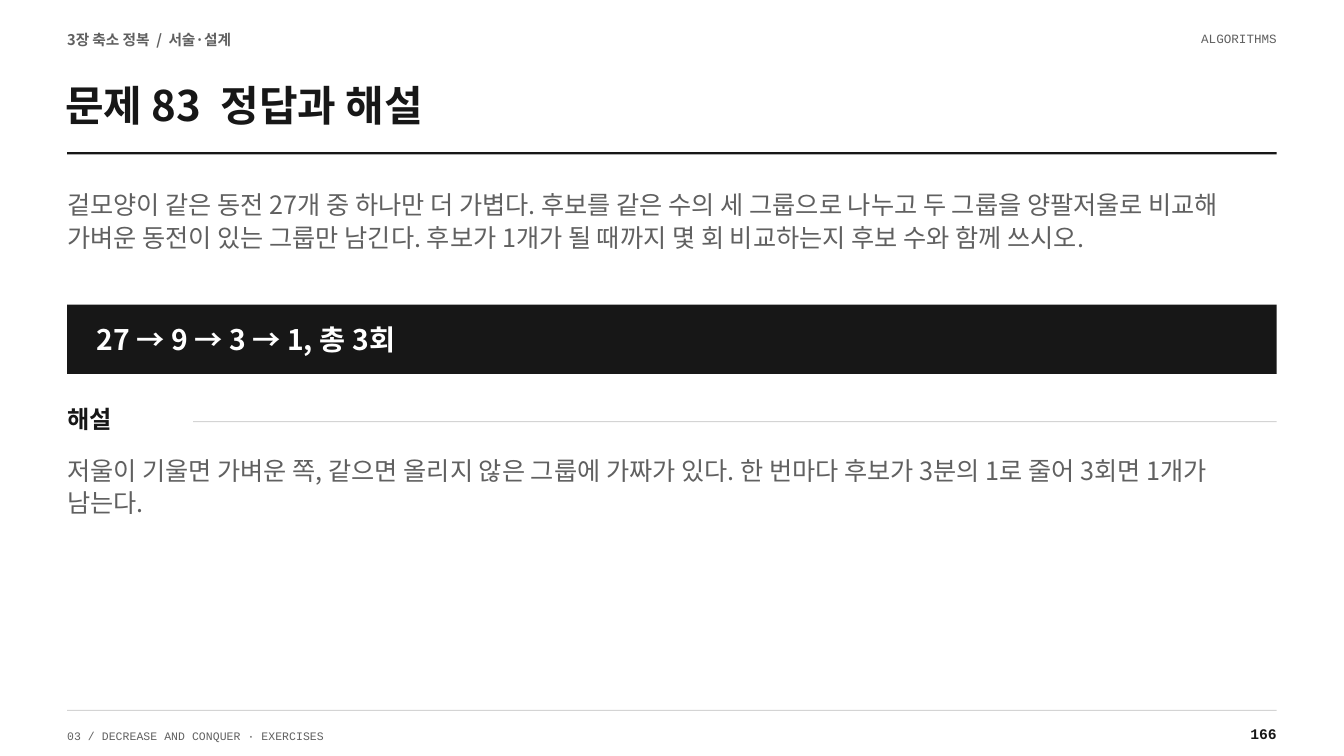
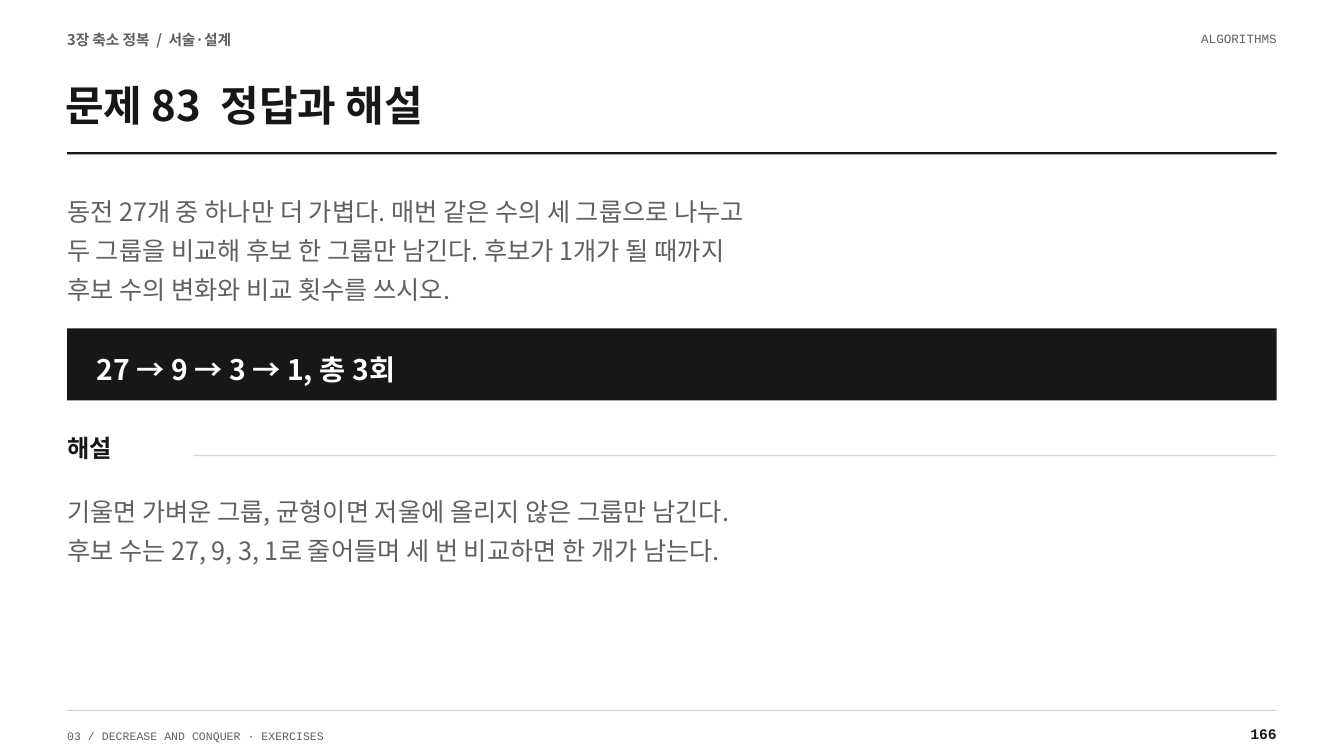
Before and after one commit to Sangdon-Park/Sangdon-Park.github.io, a slide deck: slide 166 of data/알고리즘/3장_연습문제_100문항_수업용.pptx. Drawn at 1344x756 pixels with LibreOffice and Linux fonts; fonts in the diff are those of the drawing. Boxes give left, top, right and bottom in pixels: in the first picture for what was removed or moved away, otherwise in the second. Text is boxed around its words. In the diff, an @@ line names an element or a change of style, - is before the commit and + after.

```diff
--- a/data/알고리즘/3장_연습문제_100문항_수업용.pptx
+++ b/data/알고리즘/3장_연습문제_100문항_수업용.pptx
@@ text at (67, 200, 744, 301): text changed @@
-겉모양이 같은 동전 27개 중 하나만 더 가볍다. 후보를 같은 수의 세 그룹으로 나누고 두 그룹을 양팔저울로 비교해 가벼운 동전이 있는 그룹만 남긴다. 후보가 1개가 될 때까지 몇 회 비교하는지 후보 수와 함께 쓰시오.
+동전 27개 중 하나만 더 가볍다. 매번 같은 수의 세 그룹으로 나누고
+두 그룹을 비교해 후보 한 그룹만 남긴다. 후보가 1개가 될 때까지
+후보 수의 변화와 비교 횟수를 쓰시오.
@@ rectangle: place and size @@
-rectangle at (68, 304, 1277, 374)
+rectangle at (68, 329, 1277, 401)
@@ text "27 → 9 → 3 ...": place and size @@
-text "27 → 9 → 3 ..." at (97, 326, 395, 356)
+text "27 → 9 → 3 ..." at (97, 356, 395, 386)
@@ text "27 → 9 → 3 ..." at (97, 356, 395, 386): line spacing 1.08 to 1.3 @@
@@ text "해설": place and size @@
-text "해설" at (67, 407, 111, 430)
+text "해설" at (67, 436, 111, 459)
@@ rectangle: place and size @@
-rectangle at (194, 421, 1277, 422)
+rectangle at (194, 456, 1277, 457)
@@ text at (67, 500, 730, 565): text changed @@
-저울이 기울면 가벼운 쪽, 같으면 올리지 않은 그룹에 가짜가 있다. 한 번마다 후보가 3분의 1로 줄어 3회면 1개가 남는다.
+기울면 가벼운 그룹, 균형이면 저울에 올리지 않은 그룹만 남긴다.
+후보 수는 27, 9, 3, 1로 줄어들며 세 번 비교하면 한 개가 남는다.
```
Also in this commit, not shown: 45 other slides changed, 4 other files.
